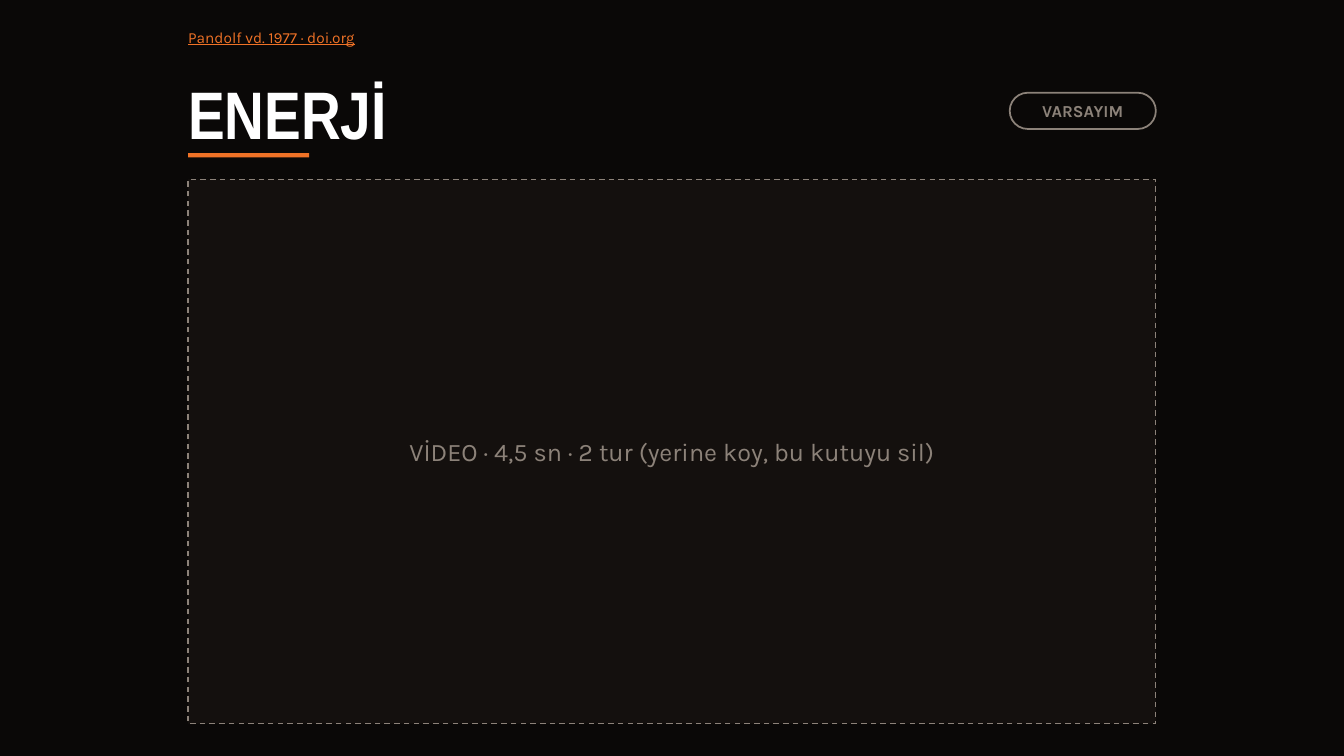
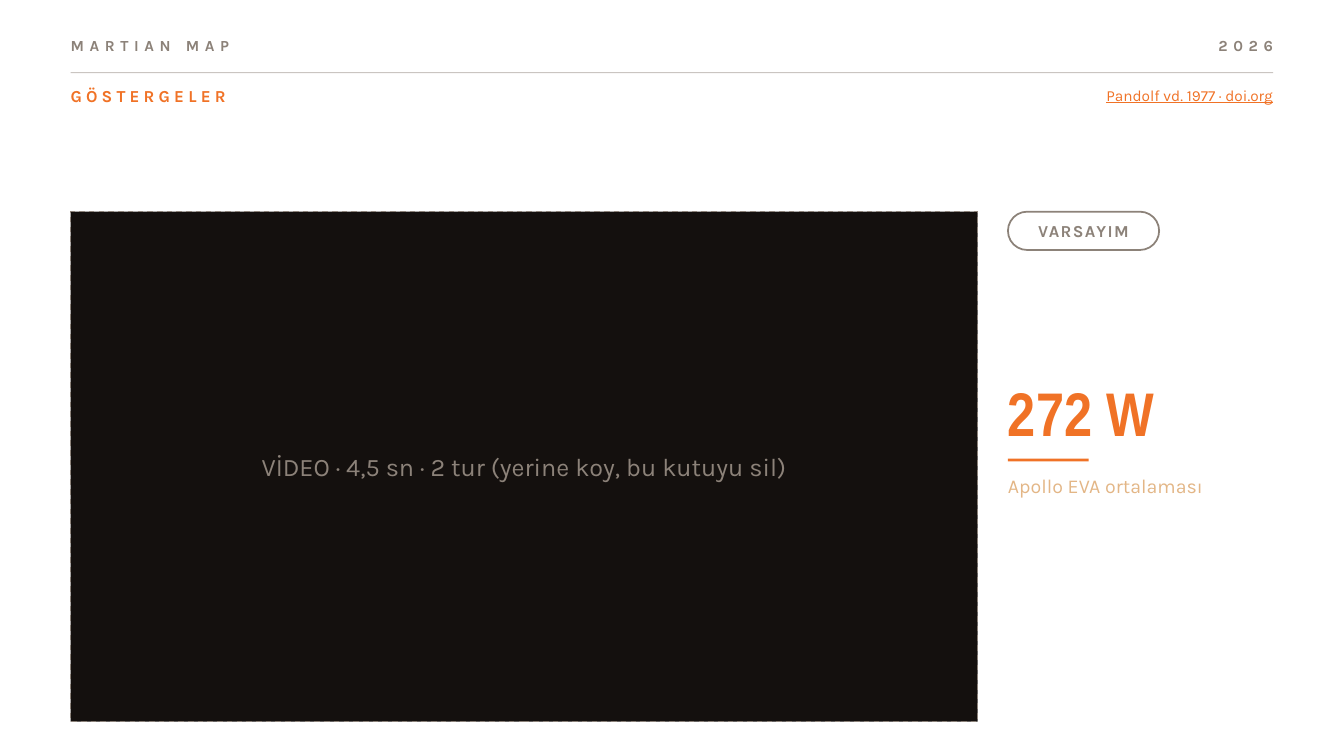
Before and after one commit to KebeliSamet0/martian-map, a slide deck: slide 9 of docs/submission/Martian_Map_Sunum_TR_iskelet.pptx. Drawn at 1344x756 pixels with LibreOffice and Linux fonts; fonts in the diff are those of the drawing; background and template pictures are left out. Boxes give left, top, right and bottom in pixels: in the first picture for what was removed or moved away, otherwise in the second. Text is boxed around its words. In the diff, an @@ line names an element or a change of style, - is before the commit and + after.

```diff
--- a/docs/submission/Martian_Map_Sunum_TR_iskelet.pptx
+++ b/docs/submission/Martian_Map_Sunum_TR_iskelet.pptx
@@ background #0A0807 to picture (left out) @@
@@ text added at bbox=[71, 41, 229, 51], 11 pt, text #8C8279, bold @@
+MARTIAN MAP
@@ text added at bbox=[1218, 41, 1273, 51], 11 pt, text #8C8279, bold @@
+2026
@@ line added from (71, 73) to (1273, 73), #8C8279 0.75 pt @@
@@ text added at bbox=[71, 87, 226, 102], 12 pt, text #F07226, bold @@
+GÖSTERGELER
@@ text "Pandolf vd. 1977 · doi.org": place and size @@
-text "Pandolf vd. 1977 · doi.org" at bbox=[188, 32, 354, 47]
+text "Pandolf vd. 1977 · doi.org" at bbox=[1106, 90, 1272, 105]
@@ text "Pandolf vd. 1977 · doi.org" at bbox=[1106, 90, 1272, 105]: alignment left to right @@
@@ title "ENERJİ": place and size @@
-title "ENERJİ" at bbox=[188, 85, 387, 140]
+title "ENERJİ" at bbox=[71, 116, 1273, 202]
@@ title "ENERJİ" at bbox=[71, 116, 1273, 202]: size 48 to 44 pt @@
@@ rectangle removed at bbox=[189, 153, 310, 157] @@
@@ rectangle "VİDEO · 4,5 sn · ...": place and size @@
-rectangle "VİDEO · 4,5 sn · ..." at bbox=[189, 179, 1156, 724]
+rectangle "VİDEO · 4,5 sn · ..." at bbox=[71, 212, 978, 722]
@@ rounded rectangle "VARSAYIM": place and size @@
-rounded rectangle "VARSAYIM" at bbox=[1010, 93, 1156, 129]
+rounded rectangle "VARSAYIM" at bbox=[1008, 212, 1159, 250]
@@ rounded rectangle "VARSAYIM" at bbox=[1008, 212, 1159, 250]: letter spacing 0 to 1 pt @@
@@ text added at bbox=[1008, 393, 1154, 436], 44 pt, text #F07226, bold @@
+272 W
@@ rectangle added at bbox=[1008, 459, 1089, 462], fill #F07226 @@
@@ text added at bbox=[1008, 479, 1203, 498], 14 pt, text #E3B686 @@
+Apollo EVA ortalaması
```
Also in this commit, not shown: 25 other slides changed, 5 slides added, 6 slides removed, 1 other file.
